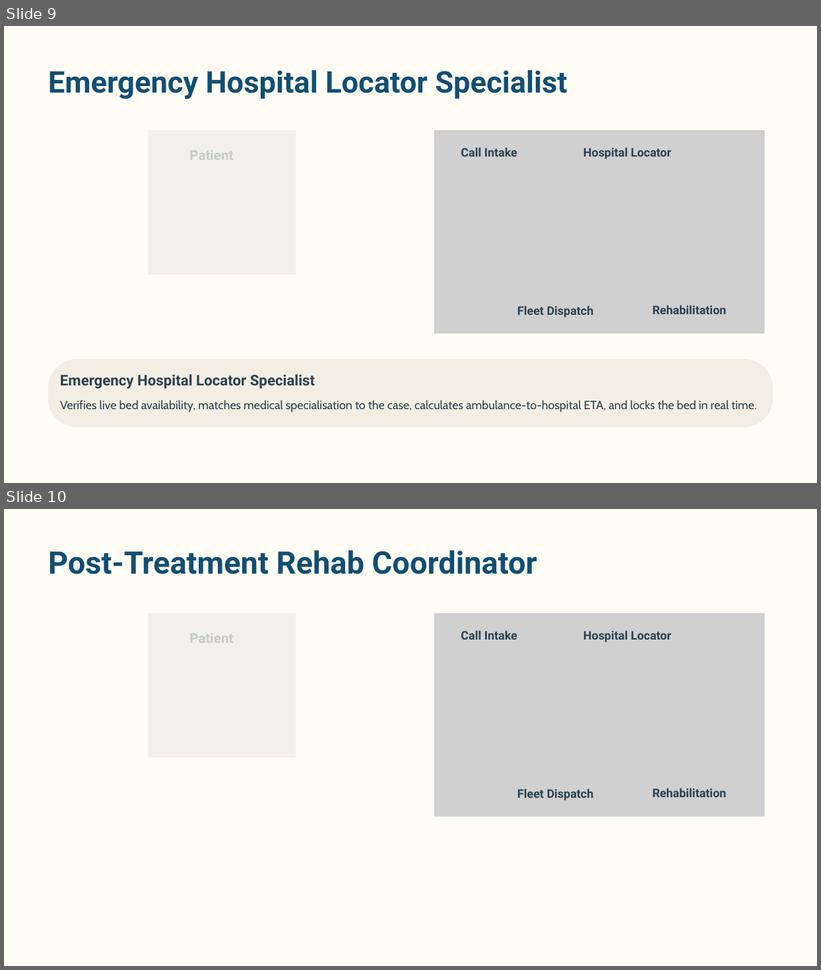
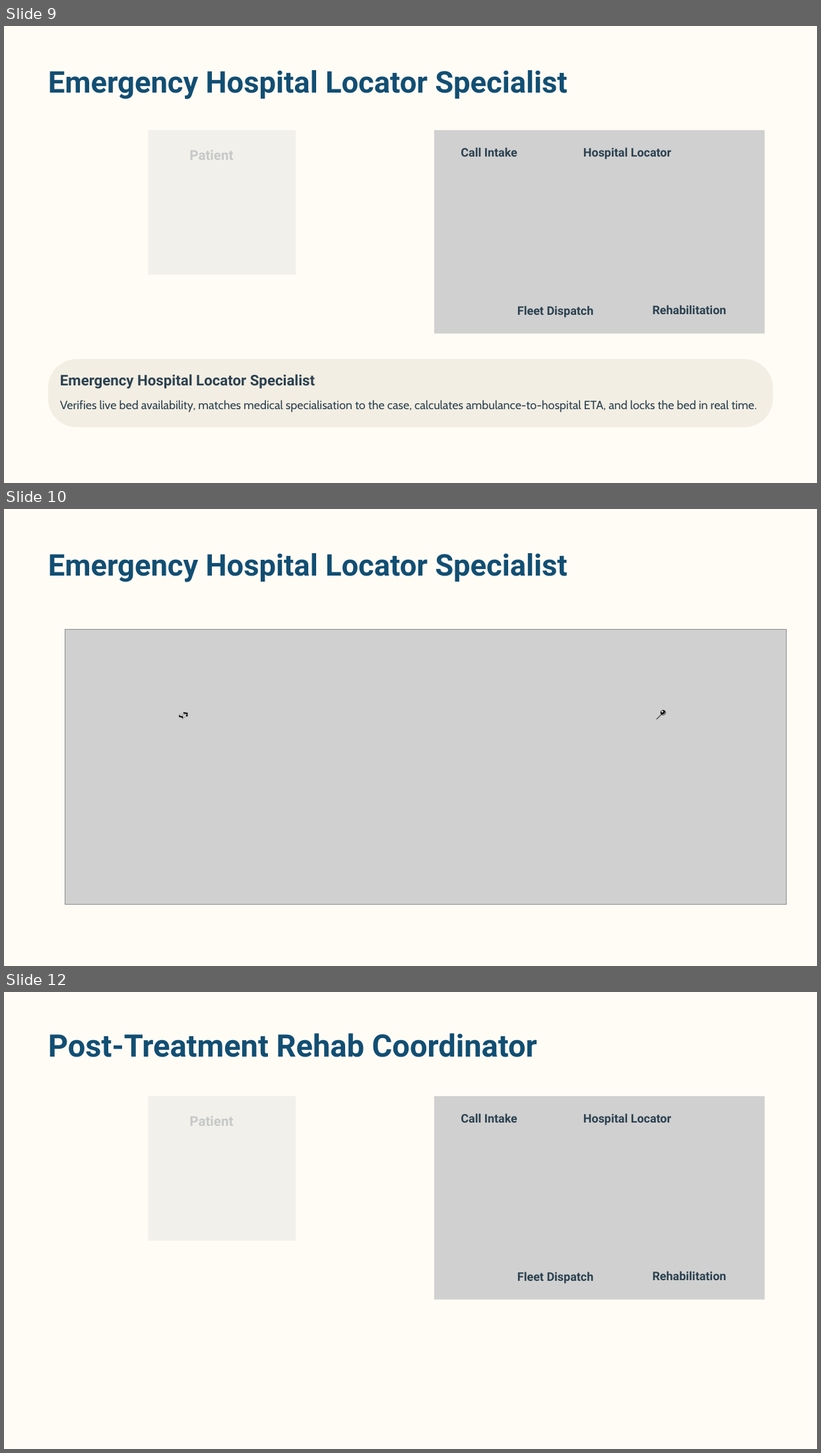
Before and after one commit to manduca-a/exCALIbur_PROJECT, a slide deck: res/exCALIbur-Filocamo-Manduca-Weldemihret-Crewai.pptx. Shown one above the other, each under a label of ours: slides 9 and 10 before the commit, slides 9, 10 and 12 after it; the slides between them are not shown. The pictures are 821x970 and 821x1453 pixels, drawn with LibreOffice and Linux fonts; fonts in the diff are those of the drawing; grey boxes stand for pictures. Boxes give left, top, right and bottom in pixels: in the first picture for what was removed or moved away, otherwise in the second. Text is boxed around its words. In the diff, an @@ line names an element or a change of style, - is before the commit and + after.

Commit message:
slide updated

```diff
--- a/res/exCALIbur-Filocamo-Manduca-Weldemihret-Crewai.pptx
+++ b/res/exCALIbur-Filocamo-Manduca-Weldemihret-Crewai.pptx
@@ slide 10 added at (4,509,817,966), background #FFFFFF @@
@@ freeform shape added at (4,509,817,966), fill #FFFCF5 @@
@@ text added at (48,553,567,582), 53 pt, text #124E73, bold @@
+Emergency Hospital Locator Specialist
@@ picture added at (65,629,787,904) @@
@@ text added at (126,670,241,758), 20 pt, text #000000 @@
+🛏
@@ text added at (635,702,687,725), 20 pt, text #000000 @@
+📍
@@ what was slide 10 is now slide 12 @@
```
Also in this commit, not shown: 1 other slide added.
